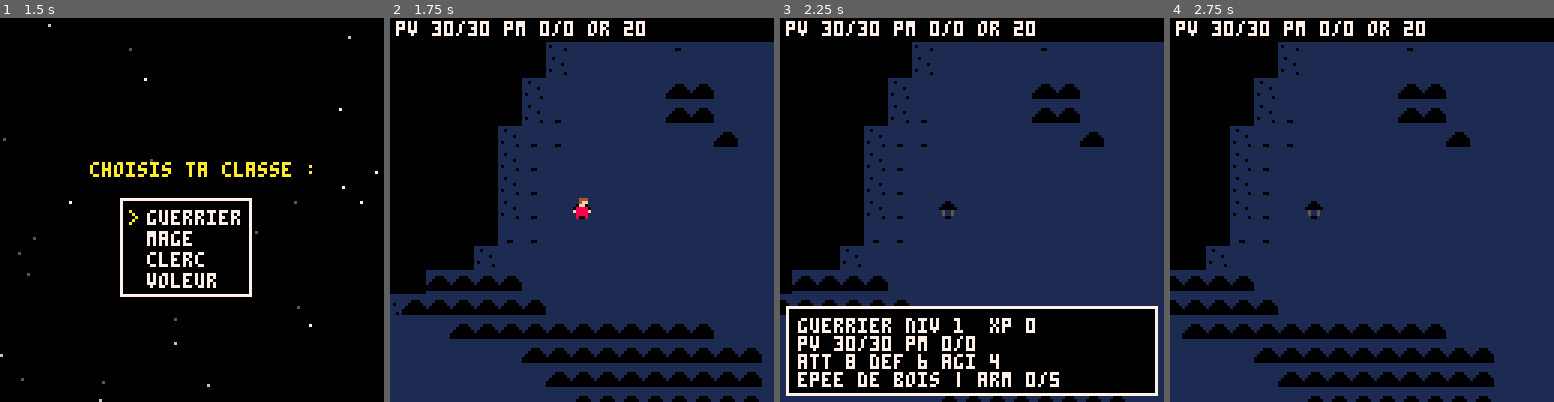
Above: before the commit, frames 1-4 (left to right).
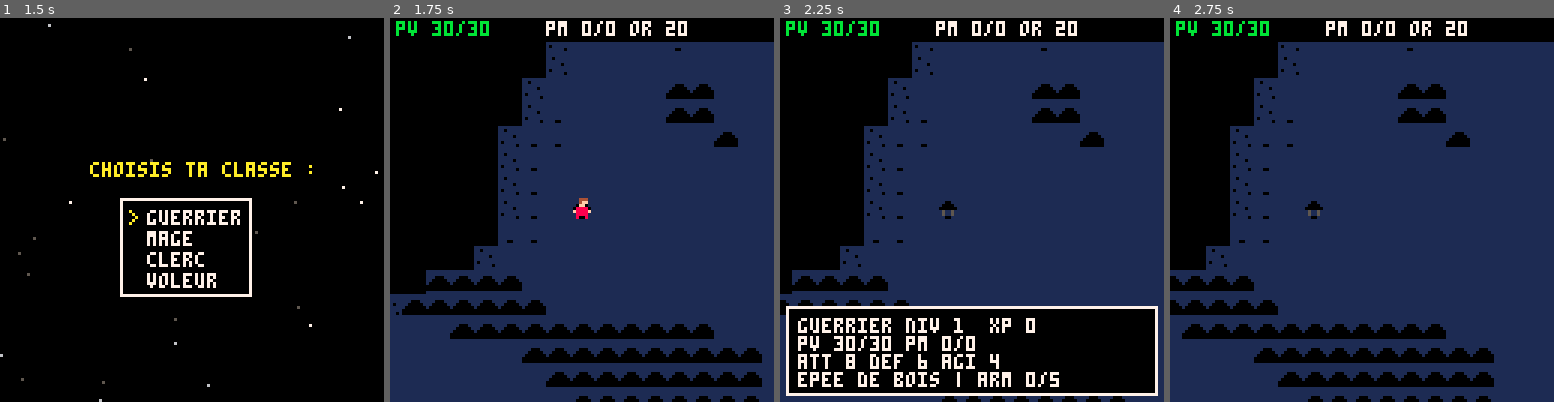
Above: after the commit, the same moments.

Repository: boblefrag/avenir-en-commun-rpg
Game: PICO-8 cartridge main.p8
Two runs of this game, one before a commit and one after it. Both use one fixed random seed, a clock stepped at 60 frames per second and the inputs below.
Inputs:
- Up to frame 1 (1.5 s): tap X (X key) at 0.33, 1.07 s; tap O (Z key) at 0.7 s
- Up to frame 2 (1.75 s): hold Right from 1.6 s (still down); tap O (Z key) at 1.7 s
- Up to frame 3 (2.25 s): tap X (X key) at 1.85 s; release Right at 2.1 s; tap O (Z key) at 2.1 s; hold Up from 2.15 s (still down)
- Up to frame 4 (2.75 s): release Up at 2.42 s; hold Right from 2.47 s (still down); tap O (Z key) at 2.5 s

Frame 1 is identical in both runs. In frame 2, 1.2% of the frame differs, in the area x 1-78%, y 0-5%; in frame 3, 1.2%; in frame 4, 1.2%.

Commit message:
HUD : couleur PV vert/jaune/rouge + bip d'alerte danger (sfx 44)
- pv >50% : vert (11), 25-50% : jaune (10), <25% : rouge (8)
- bip aigu (sfx 44, jingle 'danger') toutes les 90 frames quand pv <25%
- pm/or affiches a position fixe pour garder le HUD lisible

Diff:
--- a/src/ui.lua
+++ b/src/ui.lua
@@ -87,7 +87,21 @@
 end
 
 -- bandeau d'etat en haut de l'ecran
+-- couleur pv : vert si >50%, jaune si 25..50%, rouge si <25%
+-- bip d'alerte si pv<25% (toutes les 90 frames env.)
+bip_cd=0
 function hud()
  rectfill(0,0,127,7,0)
- print("pv "..h.hp.."/"..h.pv.." pm "..h.mp.."/"..h.pm.." or "..h.gold,2,1,7)
+ local pct=h.hp/h.pv
+ local hcol=11
+ if pct<0.5 then hcol=10 end
+ if pct<0.25 then
+  hcol=8
+  bip_cd-=1
+  if bip_cd<=0 then sfx(44) bip_cd=90 end
+ else
+  bip_cd=0
+ end
+ print("pv "..h.hp.."/"..h.pv,2,1,hcol)
+ print("pm "..h.mp.."/"..h.pm.." or "..h.gold,52,1,7)
 end
Not shown, changed: the music (__music__) section of main.p8
Not shown, changed: the sound effects (__sfx__) section of main.p8
